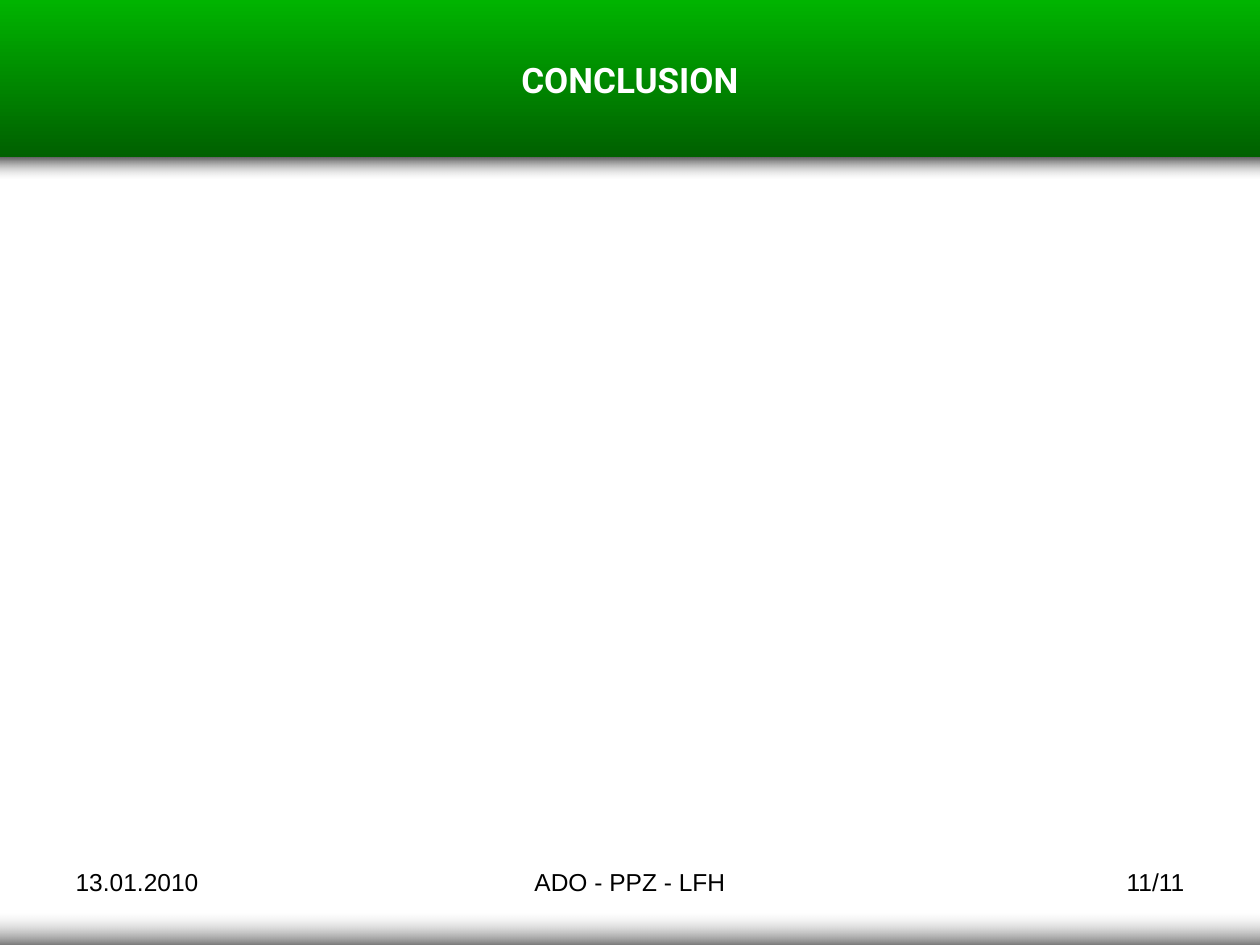
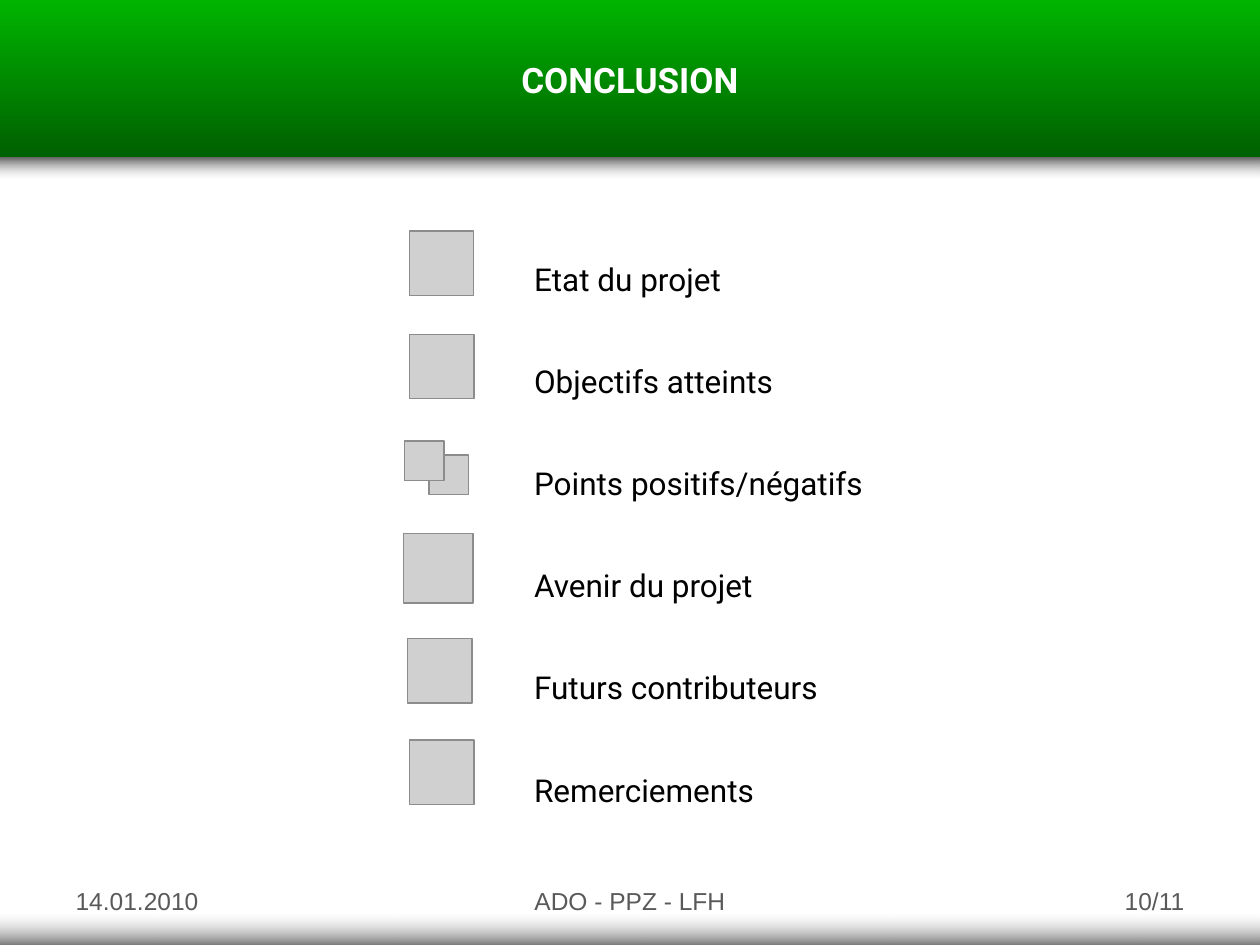
Before and after one commit to goupildb/asd-tower-defense, a slide deck: slide 10 of documents/presentation.pptx (slide 11 before the commit). Drawn at 1260x945 pixels with LibreOffice and Linux fonts; fonts in the diff are those of the drawing; grey boxes stand for pictures. Boxes give left, top, right and bottom in pixels: in the first picture for what was removed or moved away, otherwise in the second. Text is boxed around its words. In the diff, an @@ line names an element or a change of style, - is before the commit and + after.

Commit message:
~ Avancement du PowerPoint.

```diff
--- a/documents/presentation.pptx
+++ b/documents/presentation.pptx
@@ picture added at (x1=410, y1=231, x2=474, y2=295) @@
@@ text added at (x1=534, y1=267, x2=863, y2=803), 18 pt, text #000000 @@
+Etat du projet
+Objectifs atteints
+Points positifs/négatifs
+Avenir du projet
+Futurs contributeurs
+Remerciements
@@ picture added at (x1=410, y1=334, x2=474, y2=398) @@
@@ picture added at (x1=404, y1=441, x2=444, y2=480) @@
@@ picture added at (x1=428, y1=455, x2=467, y2=494) @@
@@ picture added at (x1=403, y1=533, x2=472, y2=602) @@
@@ picture added at (x1=408, y1=639, x2=472, y2=703) @@
@@ picture added at (x1=410, y1=740, x2=474, y2=804) @@
@@ text at (x1=76, y1=893, x2=199, y2=910): text changed; text colour #000000 to #595959 @@
-13.01.2010
+14.01.2010
@@ text "ADO - PPZ - LFH" moved from (x1=534, y1=874, x2=725, y2=892) to (x1=534, y1=893, x2=725, y2=910) @@
@@ text "ADO - PPZ - LFH" at (x1=534, y1=893, x2=725, y2=910): text colour #000000 to #595959 @@
@@ page number at (x1=1125, y1=892, x2=1185, y2=911): text changed; text colour #000000 to #595959 @@
-11/11
+10/11
```
Also in this commit, not shown: 11 other slides changed.
